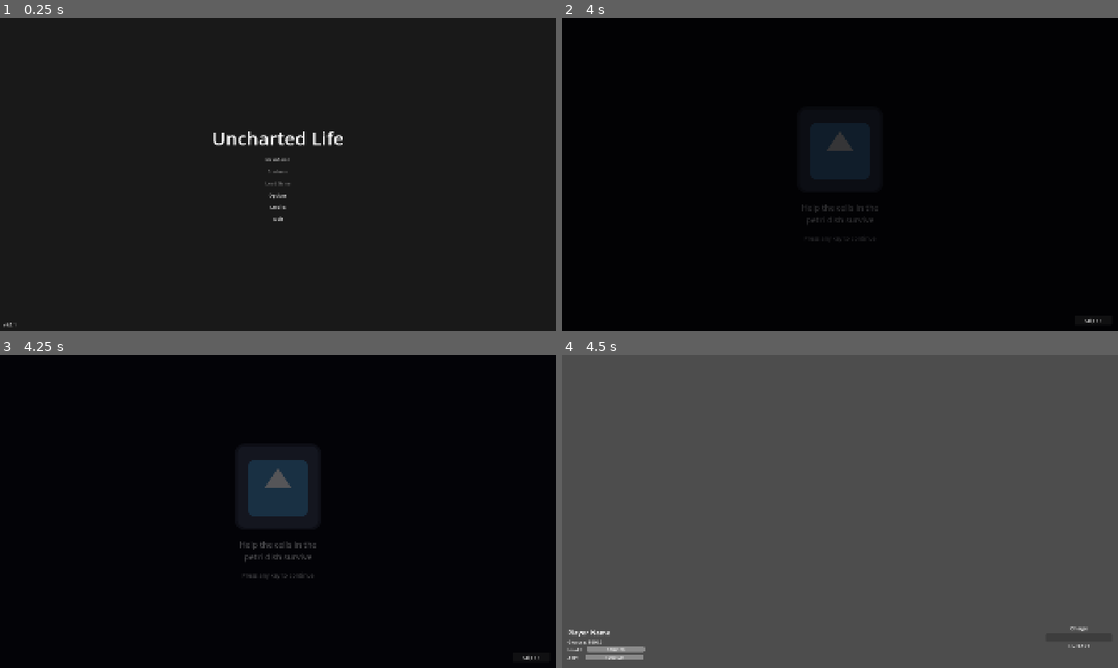
Above: before the commit, frames 1-4 (two rows, left to right).
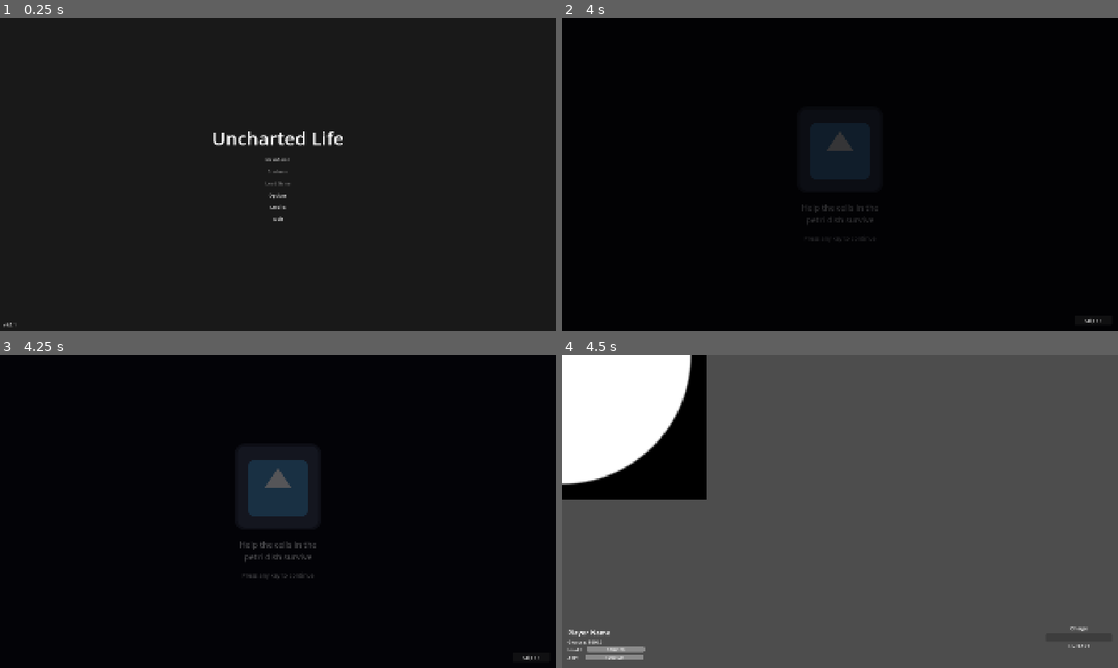
Above: after the commit, the same moments.

Repository: liup215/UnchartedLife
Game: Godot game, scene res://ui/main_menu/main_menu.tscn
Two runs of this game, one before a commit and one after it. Both use one fixed random seed, a clock stepped at 60 frames per second and the inputs below. The engine's default icon, where the game draws it, is replaced by a stand-in: a white triangle on a blue panel in a dark square.
Inputs (mouse positions are in pixels of both pictures, inside the frame that each line leads up to):
- Up to frame 1 (0.25 s): no input
- Up to frame 2 (4 s): click "New Game" at 0.5 s; click (840, 115) at 1.27 s; type "12" at 1.35 s; click "Normal" at 2 s; click "Normal" at 2.75 s; click "Start Game" at 3.5 s
- Up to frame 3 (4.25 s): no input
- Up to frame 4 (4.5 s): click "Skip >>" at 4.25 s

Frames 1-3 are identical in both runs. In frame 4, 12% of the frame differs, in the area x 0-26%, y 0-47%.
Error before the commit: Invalid call. Nonexistent function 'has' in base 'Node (player_data_global.gd)'. (res://systems/main_game_manager.gd:15)

Commit message:
fix: use direct property access for PlayerData instead of has/get/set methods
Co-authored-by: liup215 <20367844+liup215@users.noreply.github.com>

Diff:
--- a/data/definitions/system/player_data_global.gd
+++ b/data/definitions/system/player_data_global.gd
@@ -10,6 +10,9 @@
 # Tutorial completion flags
 var completed_microscope_tutorial: bool = false
 var completed_glucose_tutorial: bool = false
+
+# Flag to indicate if prologue should start (set by opening animation)
+var should_start_prologue: bool = false
 
 
 func to_dict() -> Dictionary:
--- a/scenes/story/opening/opening_animation.gd
+++ b/scenes/story/opening/opening_animation.gd
@@ -70,6 +70,6 @@
 	print("Opening animation complete, transitioning to main scene...")
 
 	# Mark that we should start with prologue
-	PlayerData.set("should_start_prologue", true)
+	PlayerData.should_start_prologue = true
 
 	get_tree().change_scene_to_file("res://scenes/main.tscn")
--- a/systems/main_game_manager.gd
+++ b/systems/main_game_manager.gd
@@ -12,9 +12,9 @@
 
 func _ready():
 	# Check if we should start with prologue
-	if PlayerData.has("should_start_prologue") and PlayerData.get("should_start_prologue"):
+	if PlayerData.should_start_prologue:
 		# Clear the flag
-		PlayerData.set("should_start_prologue", false)
+		PlayerData.should_start_prologue = false
 		# Start prologue sequence
 		_start_prologue_sequence()
 	else:
